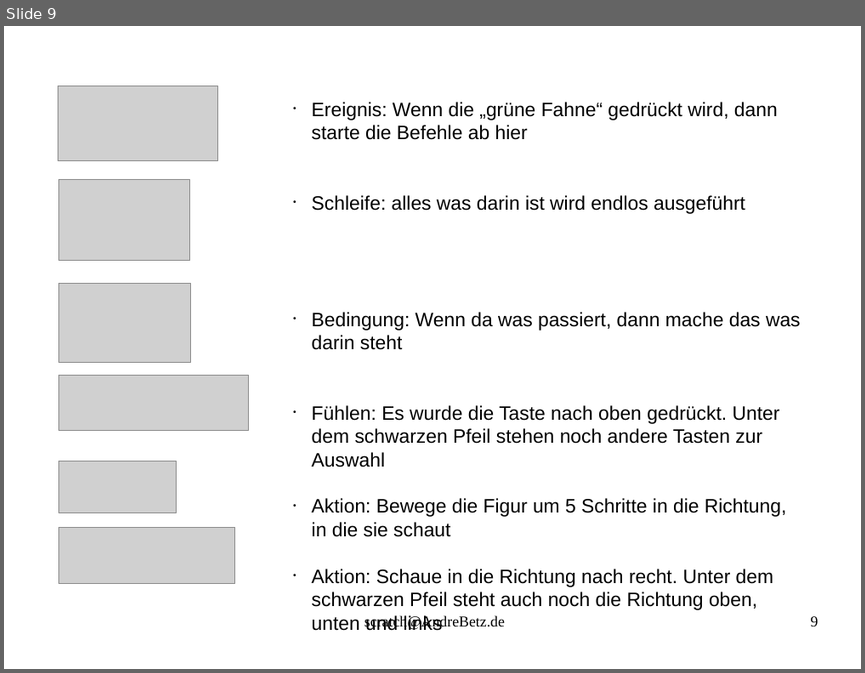
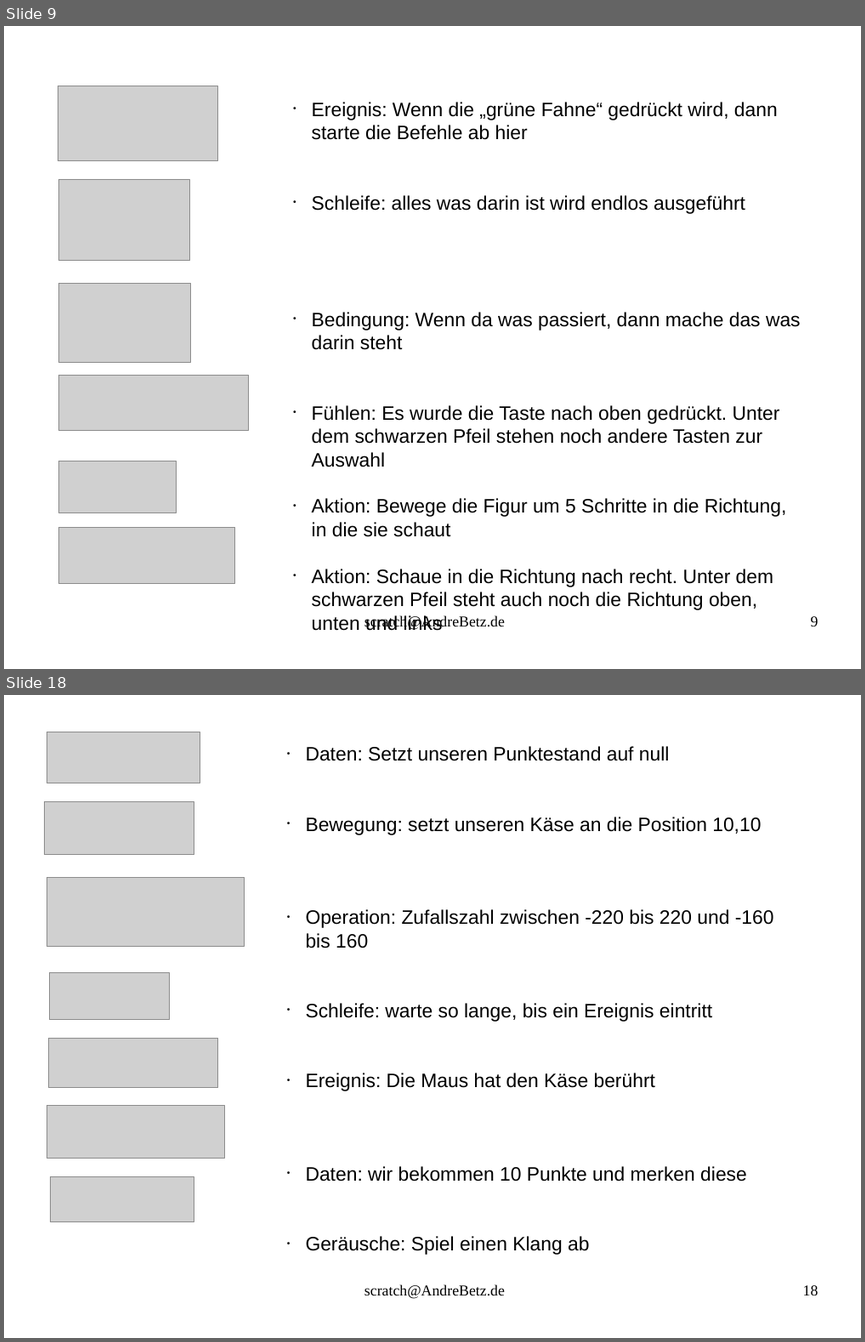
Before and after one commit to sky4walk/documents, a slide deck: ProgrammierkursScratchSpiel.odp. Shown one above the other, each under a label of ours: slide 9 before the commit, slides 9 and 18 after it; the slides between them are not shown. The pictures are 865x673 and 865x1342 pixels, drawn with LibreOffice and Linux fonts; fonts in the diff are those of the drawing; grey boxes stand for pictures. Boxes give left, top, right and bottom in pixels: in the first picture for what was removed or moved away, otherwise in the second. Text is boxed around its words. In the diff, an @@ line names an element or a change of style, - is before the commit and + after.

```diff
--- a/ProgrammierkursScratchSpiel.odp
+++ b/ProgrammierkursScratchSpiel.odp
@@ slide 18 added at (4, 695, 861, 1338), background #FFFFFF @@
@@ picture added at (46, 732, 200, 783) @@
@@ text added at (306, 746, 774, 1254), 18 pt, text #000000 @@
+• Daten: Setzt unseren Punktestand auf null
+• Bewegung: setzt unseren Käse an die Position 10,10
+• Operation: Zufallszahl zwischen -220 bis 220 und -160 bis 160
+• Schleife: warte so lange, bis ein Ereignis eintritt
+• Ereignis: Die Maus hat den Käse berührt
+• Daten: wir bekommen 10 Punkte und merken diese
+• Geräusche: Spiel einen Klang ab
@@ picture added at (45, 801, 194, 855) @@
@@ picture added at (46, 877, 245, 946) @@
@@ picture added at (49, 973, 169, 1019) @@
@@ picture added at (49, 1038, 218, 1088) @@
@@ picture added at (46, 1106, 224, 1158) @@
@@ picture added at (51, 1177, 194, 1221) @@
@@ text added at (364, 1284, 505, 1299), 14 pt, text #000000 @@
+scratch@AndreBetz.de
@@ page number added at (803, 1285, 818, 1295), 14 pt, text #000000 @@
+18
```
Also in this commit, not shown: 8 other slides added, 1 other file.
